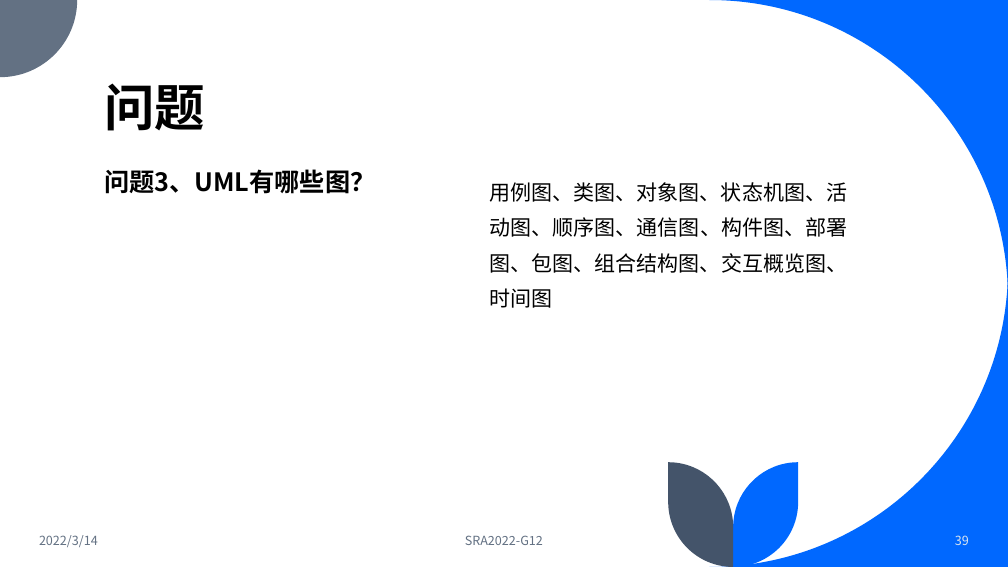
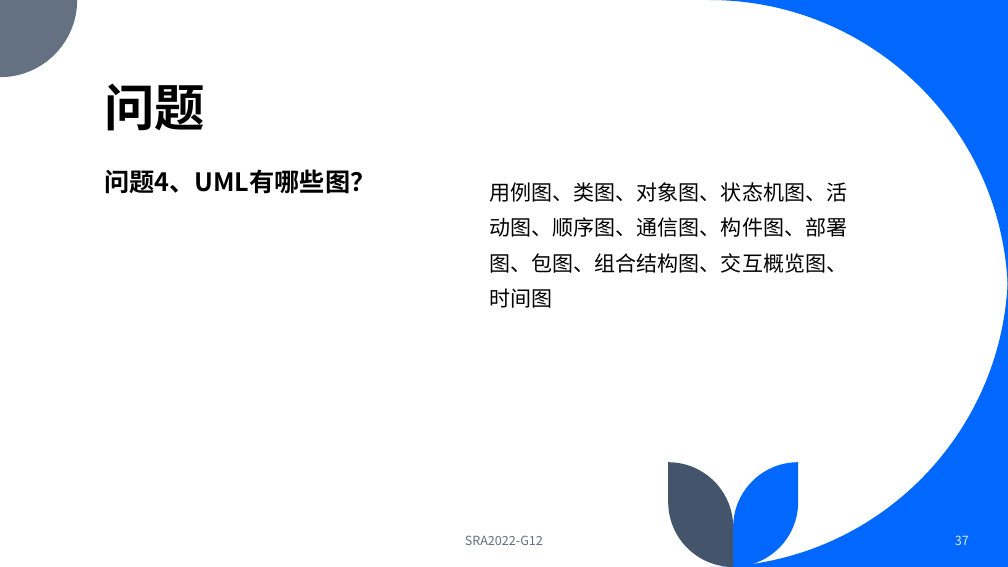
Before and after one commit to dreamtrueqaq/SRA2022-G12, a slide deck: slide 37 of 非受控文档/翻转课堂/UML概述.pptx (slide 39 before the commit). Drawn at 1008x567 pixels with LibreOffice and Linux fonts; fonts in the diff are those of the drawing. Boxes give left, top, right and bottom in pixels: in the first picture for what was removed or moved away, otherwise in the second. Text is boxed around its words. In the diff, an @@ line names an element or a change of style, - is before the commit and + after.

```diff
--- a/非受控文档/翻转课堂/UML概述.pptx
+++ b/非受控文档/翻转课堂/UML概述.pptx
@@ text at bbox=[104, 169, 375, 194]: text changed @@
-问题3、UML有哪些图？
+问题4、UML有哪些图？
@@ text removed at bbox=[39, 535, 98, 547] @@
-2022/3/14
@@ page number at bbox=[955, 535, 969, 545]: text changed @@
-39
+37
```
Also in this commit, not shown: 33 other slides changed, 3 other files.
